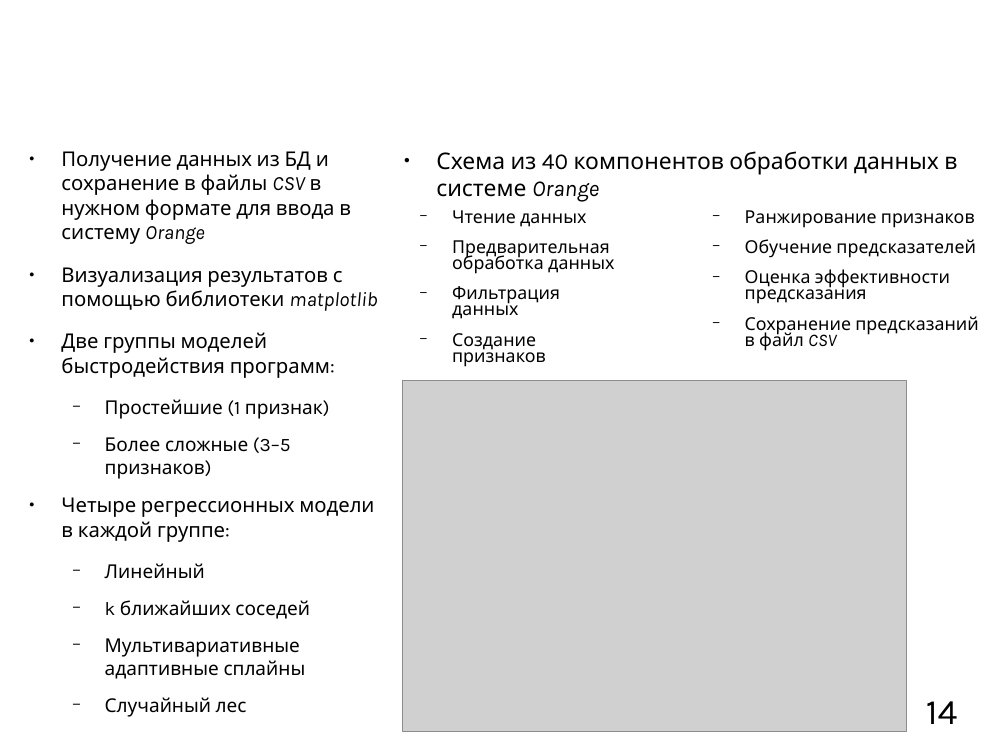
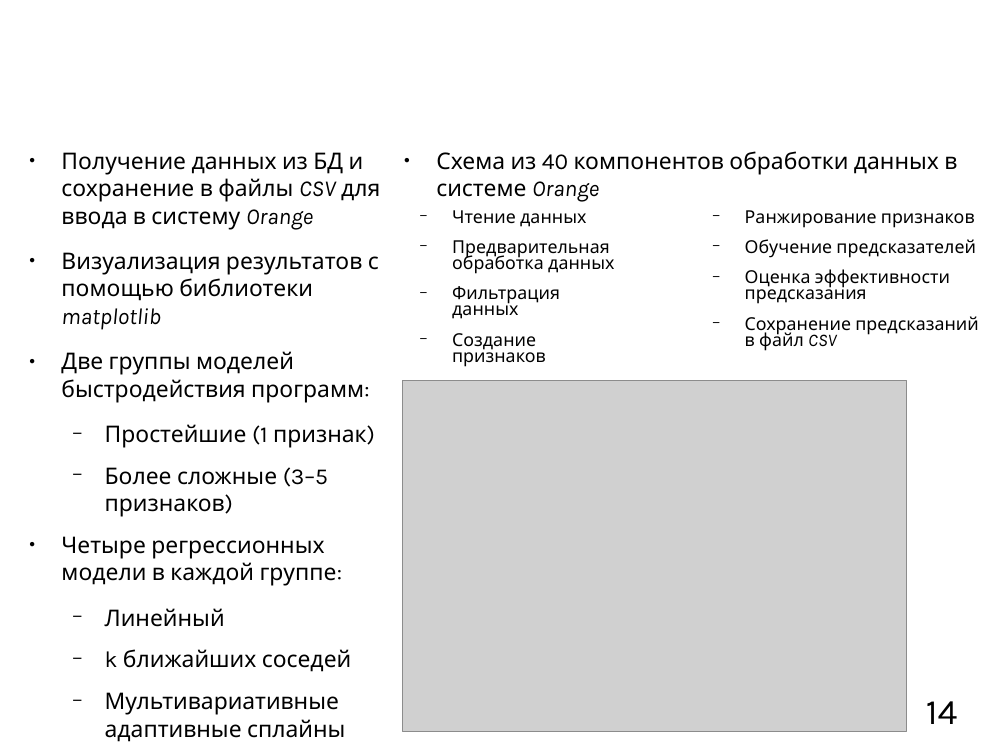
Before and after one commit to mkpankov/adaptor, a slide deck: slide 14 of diploma/defense/brochure.odp. Drawn at 1008x756 pixels with LibreOffice and Linux fonts; fonts in the diff are those of the drawing; grey boxes stand for pictures; background and template pictures are left out. Boxes give left, top, right and bottom in pixels: in the first picture for what was removed or moved away, otherwise in the second. Text is boxed around its words. In the diff, an @@ line names an element or a change of style, - is before the commit and + after.

```diff
--- a/diploma/defense/brochure.odp
+++ b/diploma/defense/brochure.odp
@@ text at <box>61,152,380,230</box>: text changed; size 16 to 18 pt @@
-● Получение данных из БД и сохранение в файлы CSV в нужном формате для ввода в систему Orange
+● Получение данных из БД и сохранение в файлы CSV для ввода в систему Orange
@@ text at <box>61,252,379,738</box>: size 16 to 18 pt in "Визуализация результатов с помощью библиотеки matplotlib", "Две группы моделей быстродействия программ:", "Четыре регрессионных модели в каждой группе:"; size 15 to 18 pt in "Простейшие (1 признак)", "Более сложные (3–5 признаков)", "Линейный", "k ближайших соседей" and 2 more places @@
```
Also in this commit, not shown: 9 other slides changed.
